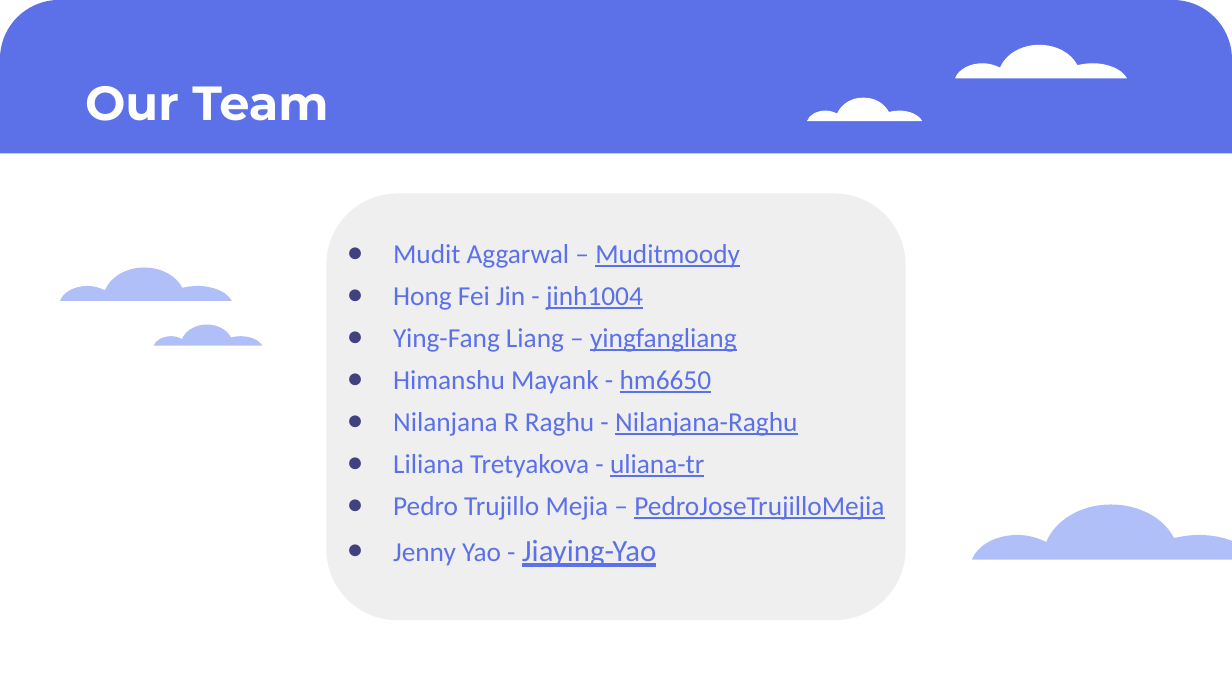
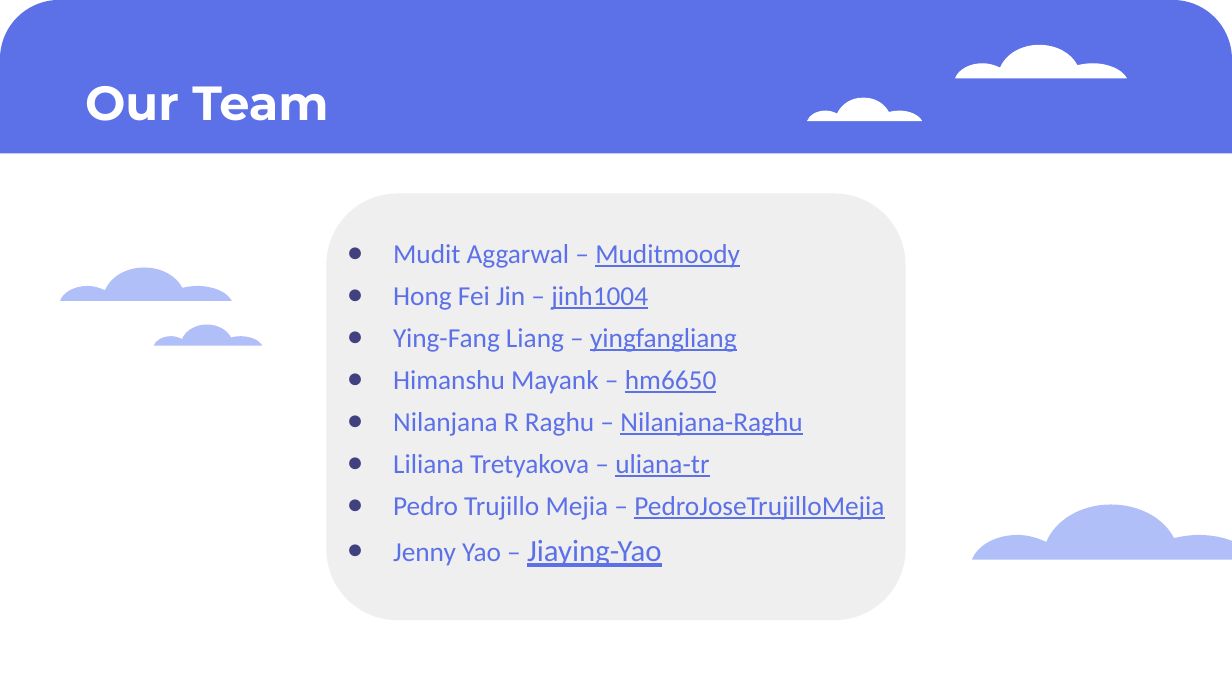
Before and after one commit to McGill-MMA-EnterpriseAnalytics/Flyer_Customer_Satisfaction, a slide deck: slide 2 of Project Presentation.pptx (slide 20 before the commit). Drawn at 1232x693 pixels with LibreOffice and Linux fonts; fonts in the diff are those of the drawing. Boxes give left, top, right and bottom in pixels: in the first picture for what was removed or moved away, otherwise in the second. Text is boxed around its words. In the diff, an @@ line names an element or a change of style, - is before the commit and + after.

Commit message:
Presentation

```diff
--- a/Project Presentation.pptx
+++ b/Project Presentation.pptx
@@ subtitle at box(393, 286, 648, 310): text changed @@
-● Hong Fei Jin - jinh1004
+● Hong Fei Jin – jinh1004
@@ subtitle at box(393, 370, 802, 478): text changed @@
-● Himanshu Mayank - hm6650
-● Nilanjana R Raghu - Nilanjana-Raghu
-● Liliana Tretyakova - uliana-tr
+● Himanshu Mayank – hm6650
+● Nilanjana R Raghu – Nilanjana-Raghu
+● Liliana Tretyakova – uliana-tr
@@ subtitle at box(393, 540, 662, 567): text changed @@
-● Jenny Yao - Jiaying-Yao
+● Jenny Yao – Jiaying-Yao
```
Also in this commit, not shown: 7 other slides changed, 1 slide added, 1 slide removed.
